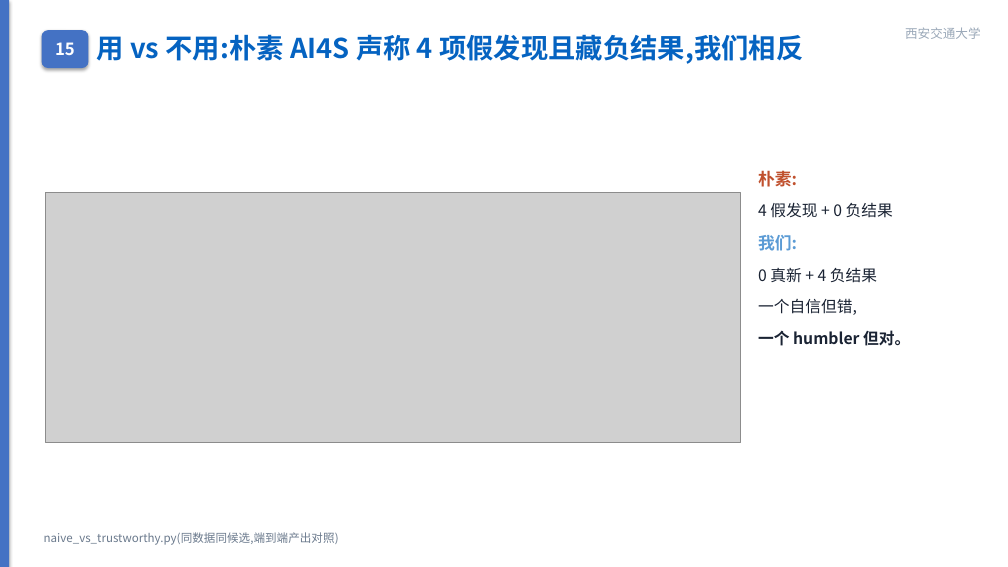
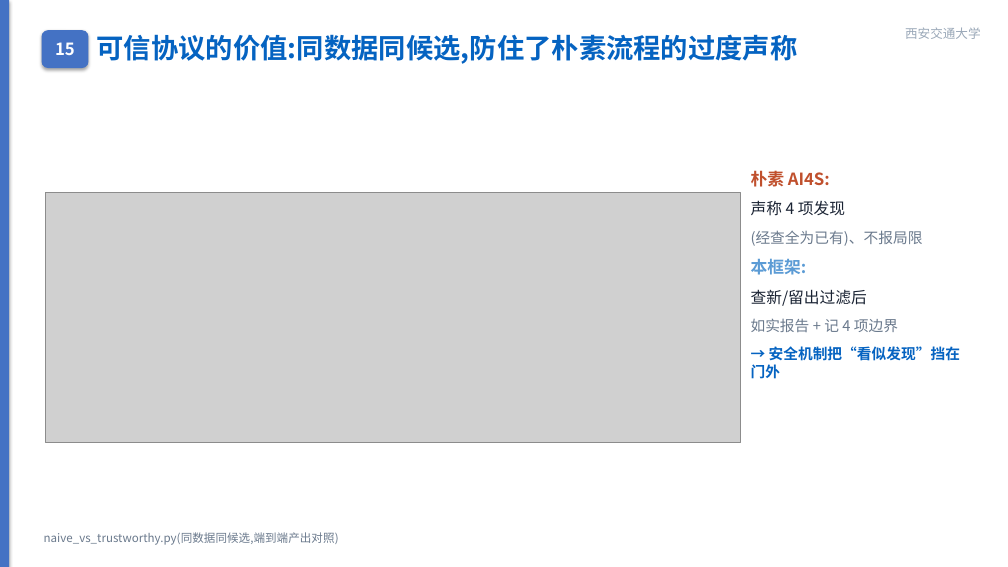
Before and after one commit to wbz0429/PathPlanningwithEnergy, a slide deck: slide 18 of autoresearch/energy_m100/experiments/midterm_defense.pptx. Drawn at 1008x567 pixels with LibreOffice and Linux fonts; fonts in the diff are those of the drawing; grey boxes stand for pictures. Boxes give left, top, right and bottom in pixels: in the first picture for what was removed or moved away, otherwise in the second. Text is boxed around its words. In the diff, an @@ line names an element or a change of style, - is before the commit and + after.

```diff
--- a/autoresearch/energy_m100/experiments/midterm_defense.pptx
+++ b/autoresearch/energy_m100/experiments/midterm_defense.pptx
@@ text at (97,34,798,64): text changed @@
-用 vs 不用:朴素 AI4S 声称 4 项假发现且藏负结果,我们相反
+可信协议的价值:同数据同候选,防住了朴素流程的过度声称
@@ text at (751,170,960,379): text changed; size 15 to 14 pt; text colour #1A2333 to #6B7A8D @@
-朴素:
-4 假发现 + 0 负结果
-我们:
-0 真新 + 4 负结果
-一个自信但错,
-一个 humbler 但对。
+朴素 AI4S:
+声称 4 项发现
+(经查全为已有)、不报局限
+本框架:
+查新/留出过滤后
+如实报告 + 记 4 项边界
+→ 安全机制把“看似发现”挡在门外
```
Also in this commit, not shown: 3 other files.
